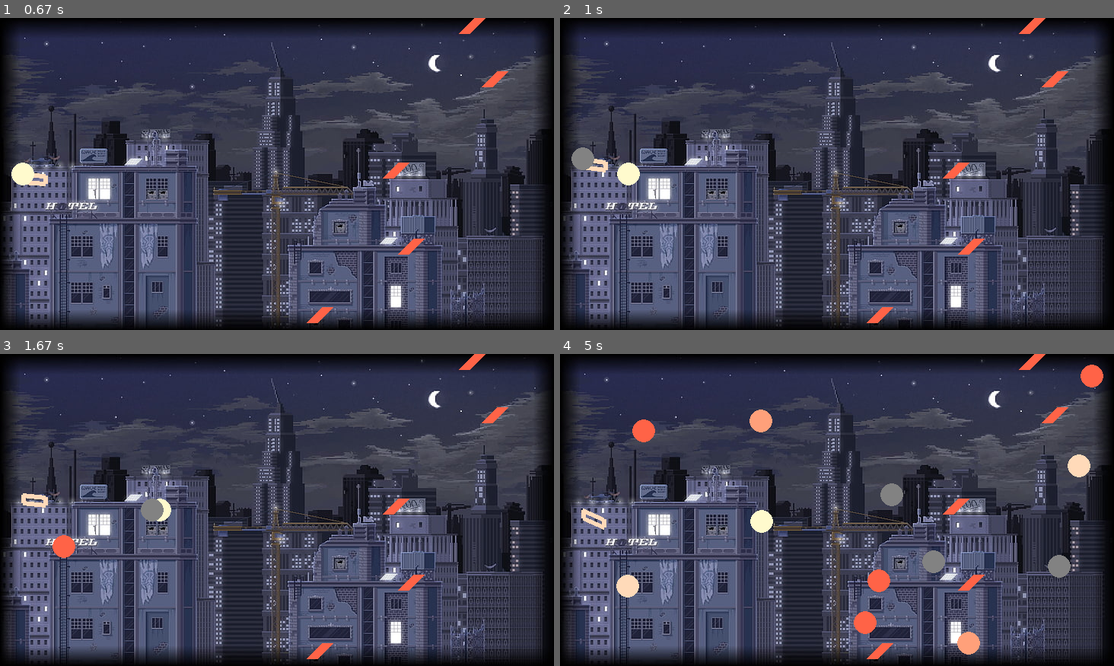
Above: before the commit, frames 1-4 (two rows, left to right).
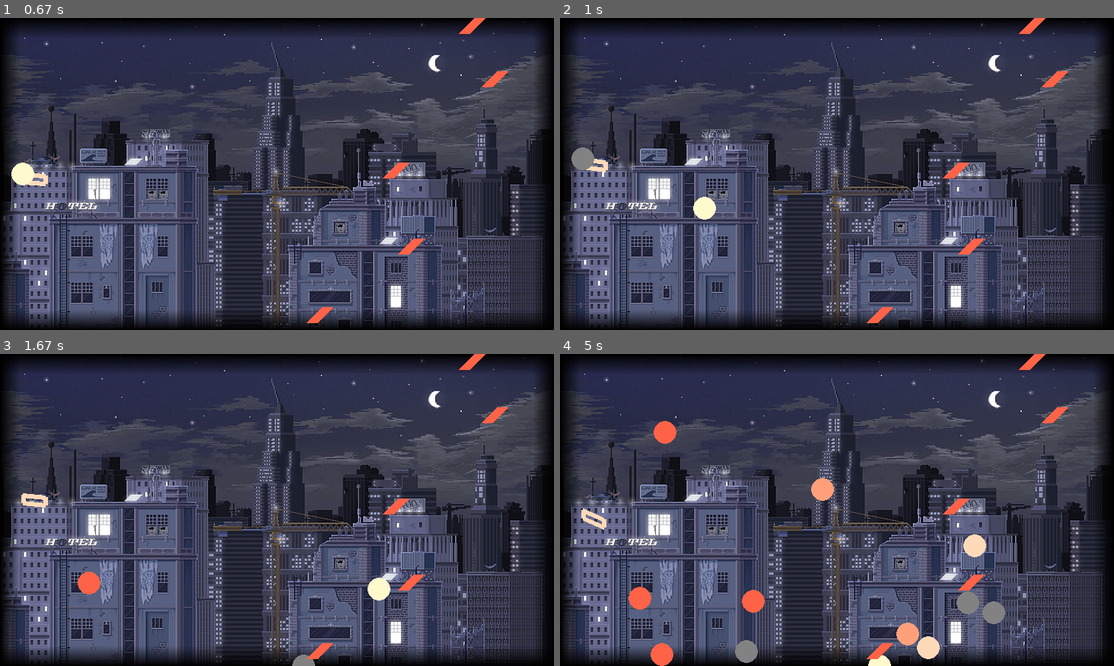
Above: after the commit, the same moments.

Repository: python-practice-b02-006/gribova
Game: pygame game, started from the_last_lab/my_guns.py
Two runs of this game, one before a commit and one after it. Both use one fixed random seed, a clock stepped at 60 frames per second and the inputs below.
Inputs (mouse positions are in pixels of both pictures, inside the frame that each line leads up to):
- Up to frame 1 (0.67 s): press the mouse at (454, 164) at 0.37 s; move the mouse to (365, 180) at 0.47 s; release the mouse at (282, 195) at 0.6 s
- Up to frame 2 (1 s): hold Up from 0.67 s (still down); click (704, 177) at 0.8 s
- Up to frame 3 (1.67 s): release Up at 1.13 s; hold Down 1.17-1.47 s; click (105, 581) at 1.3 s; hold Up from 1.5 s (still down); click (343, 538) at 1.63 s
- Up to frame 4 (5 s): release Up at 1.87 s; hold Down 1.9-2.27 s; move the mouse to (704, 447) at 1.93 s; click (704, 447) at 2.03 s; hold Up 2.3-2.6 s; click (842, 541) at 2.43 s; hold Down 2.63-2.93 s; click (1047, 628) at 2.77 s; hold Up 2.97-3.33 s; click (748, 407) at 3.1 s; hold Down 3.37-3.73 s; click (1030, 591) at 3.5 s; hold Up 3.77-4.07 s; click (1036, 485) at 3.9 s; hold Down 4.1-4.4 s; click (665, 469) at 4.23 s; hold Up 4.43-4.8 s; click (670, 403) at 4.57 s; hold Down from 4.83 s (still down); click (704, 566) at 4.97 s

Frame 1 is identical in both runs. In frame 2, 0.5% of the frame differs, in the area x 10-29%, y 46-65%; in frame 3, 1.1%; in frame 4, 5.3%, in the area x 10-99%, y 3-100%.

Commit message:
parabolic movement

Diff:
--- a/the_last_lab/my_guns.py
+++ b/the_last_lab/my_guns.py
@@ -34,15 +34,19 @@
     def __init__(self, coord, vel, rad=15, color=None):
         if color == None:
             color = COLORS[randint(0,len(COLORS)-1)]
+        self.alive=True
         self.color = color
         self.coord = coord
         self.vel = vel
         self.rad = rad
 
-    def move(self, t_step=1):
+    def move(self, t_step=1, g=3):
+        self.vel[1] += int(g * t_step)
         for i in range(2):
             self.coord[i] += int(self.vel[i] * t_step)
         self.wall()
+        if self.vel[0]**2 + self.vel[1]**2 < 2**2 and self.coord[1] > SIZE[1] - 2*self.rad:
+               self.is_alive = False
 
     def wall(self):
         n = [[1, 0], [0, 1]]
@@ -83,7 +87,7 @@
 
 
 class Gun():
-    def __init__(self, coord=[30, SIZE[1]//2], minp=10, maxp=30):
+    def __init__(self, coord=[30, SIZE[1]//2], minp=30, maxp=40):
         self.coord = coord
         self.angle = 0
         self.min_pow = minp
@@ -149,6 +153,7 @@
         done = self.handle_events(events)
         self.draw(screen)
         self.move()
+        self.check_alive()
         return done
 
     def draw(self, screen):
@@ -185,6 +190,15 @@
             self.gun.set_angle(mouse_pos)
         return done
 
+    def check_alive(self):
+        dead_balls = []
+        for i, ball in enumerate(self.balls):
+            if not ball.alive:
+                dead_balls.append(i)
+
+        for i in reversed(dead_balls):
+            self.balls.pop(i)
+
 
 screen = pg.display.set_mode(SIZE)
 pg.display.set_caption("Nikita's work")
